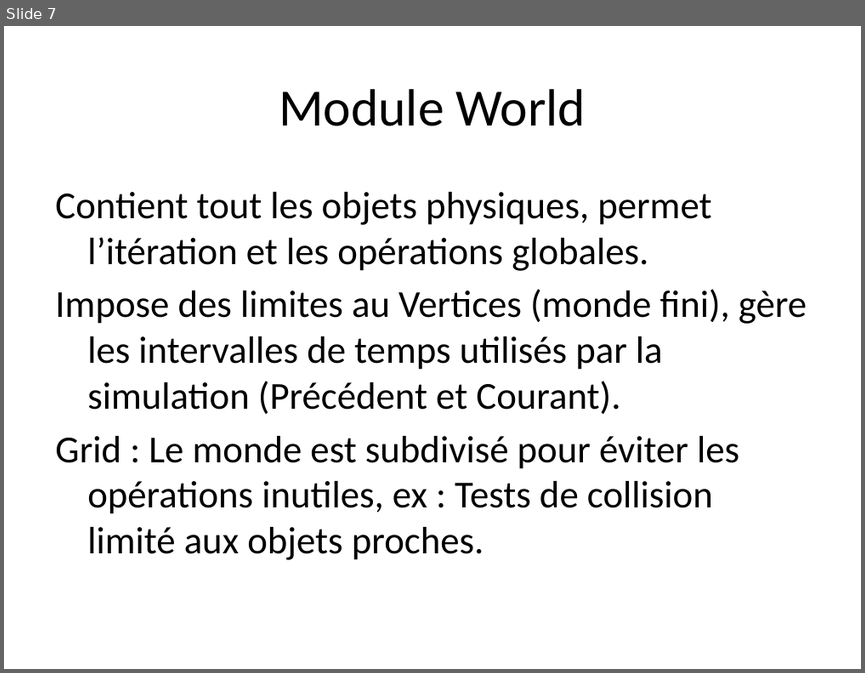
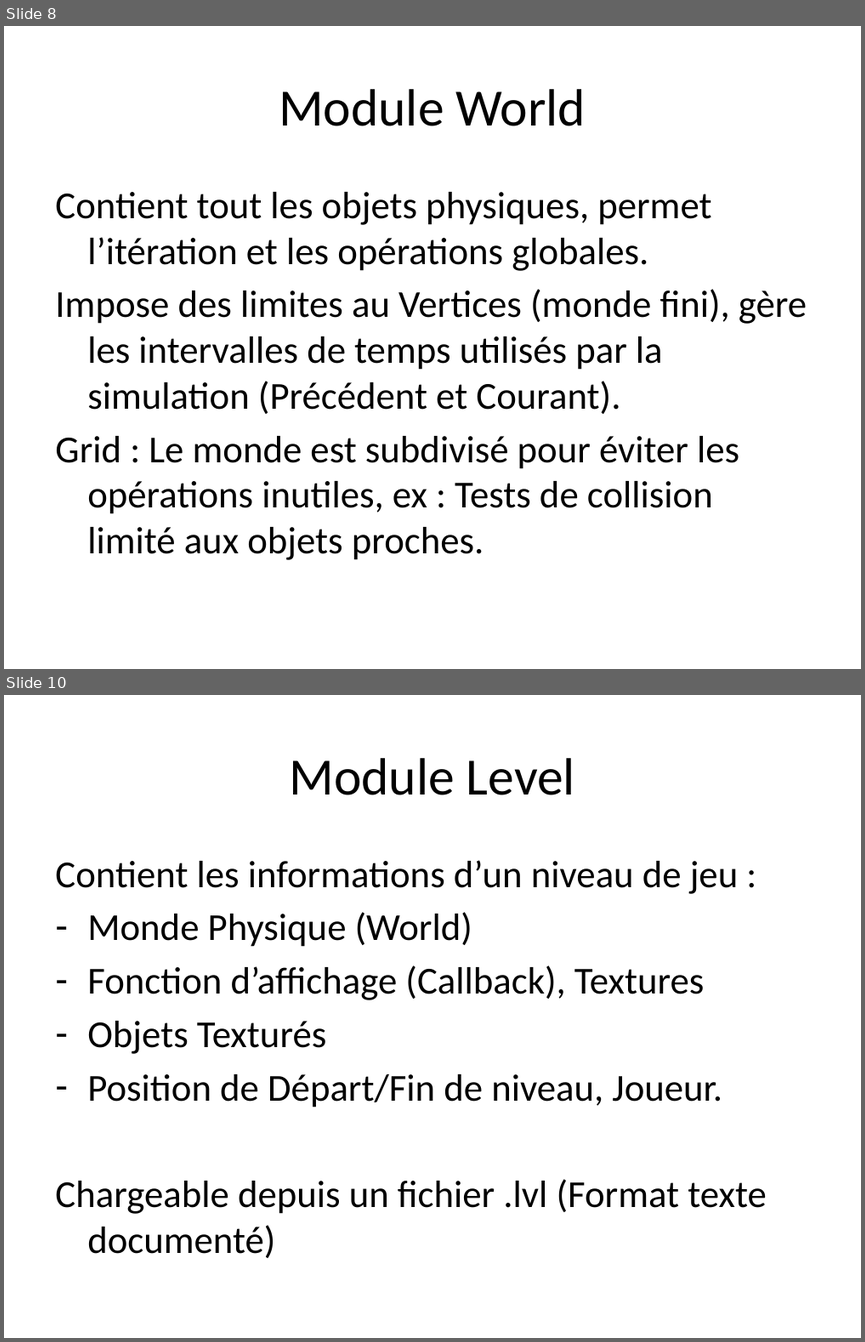
Before and after one commit to Senryoku/jump-n-run, a slide deck: Soutenance.pptx. Shown one above the other, each under a label of ours: slide 7 before the commit, slides 8 and 10 after it; the slides between them are not shown. The pictures are 865x673 and 865x1342 pixels, drawn with LibreOffice and Linux fonts; fonts in the diff are those of the drawing. Boxes give left, top, right and bottom in pixels: in the first picture for what was removed or moved away, otherwise in the second. Text is boxed around its words. In the diff, an @@ line names an element or a change of style, - is before the commit and + after.

```diff
--- a/Soutenance.pptx
+++ b/Soutenance.pptx
@@ slide 10 added at [4,695,861,1338], background #FFFFFF @@
@@ title added at [289,758,575,795], 44 pt, text #000000 @@
+Module Level
@@ text added at [55,860,766,1258], 32 pt, text #000000 @@
+Contient les informations d’un niveau de jeu :
+– Monde Physique (World)
+– Fonction d’affichage (Callback), Textures
+– Objets Texturés
+– Position de Départ/Fin de niveau, Joueur.
+Chargeable depuis un fichier .lvl (Format texte documenté)
@@ what was slide 7 is now slide 8 @@
```
Also in this commit, not shown: 1 slide changed, 3 other slides added.
